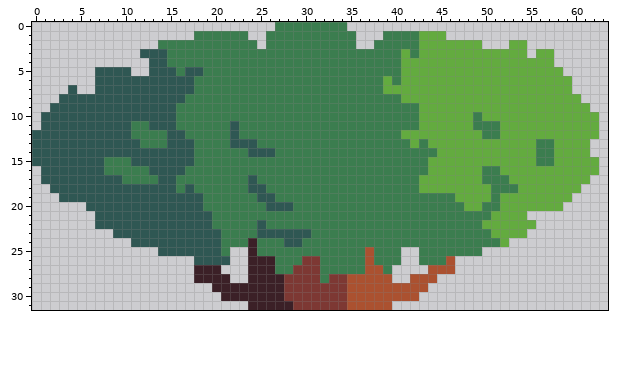
A pixel-art sprite gets an edit: assets/tree-top.png. The first picture shows the starting point.
The file is 64x32 pixels.
Once edited:
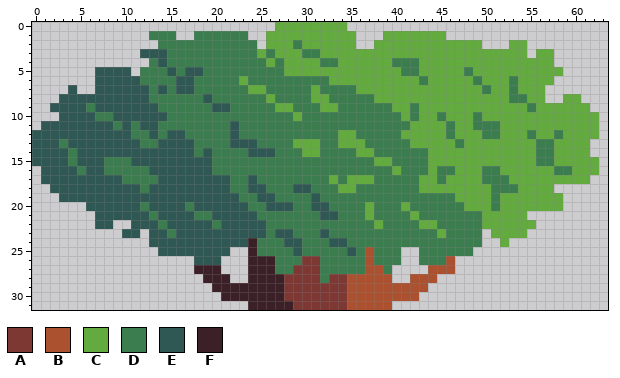
Palette (. is transparent): A #7d3833  B #ab5130  C #63ab3f  D #3b7d4f  E #2f5753  F #3b2027
Difference:
@@ x 0..63 @@
- 0 ...........................DDDDDDDD.............................
- 1 ..................DDDDDD..DDDDDDDDDD...DDDDCCC..................
- 2 ..............DDDDDDDDDDD.DDDDDDDDDD..DDDDDCCCCCCC...CC.........
- 3 ............EEEDDDDDDDDDDDDDDDDDDDDDDDDDDCDCCCCCCCCCCCC.CC......
- 4 .............EEDDDDDDDDDDDDDDDDDDDDDDDDDDCCCCCCCCCCCCCCCCC......
- 5 .......EEEE..EEEDEEDDDDDDDDDDDDDDDDDDDDDDCCCCCCCCCCCCCCCCCC.....
- 6 .......EEEEEEEEEEEDDDDDDDDDDDDDDDDDDDDDCDCCCCCCCCCCCCCCCCCCC....
- 7 ....E..EEEEEEEEEEEDDDDDDDDDDDDDDDDDDDDDCCCCCCCCCCCCCCCCCCCCC....
- 8 ...EEEEEEEEEEEEEEDDDDDDDDDDDDDDDDDDDDDDDDCCCCCCCCCCCCCCCCCCCC...
- 9 ..EEEEEEEEEEEEEEDDDDDDDDDDDDDDDDDDDDDDDDDDDCCCCCCCCCCCCCCCCCCC..
-10 .EEEEEEEEEEEEEEEDDDDDDDDDDDDDDDDDDDDDDDDDDDCCCCCCDCCCCCCCCCCCCC.
-11 .EEEEEEEEEEDDEEEDDDDDDEDDDDDDDDDDDDDDDDDDDDCCCCCCDDDCCCCCCCCCCC.
-12 EEEEEEEEEEEDDDDEEDDDDDEDDDDDDDDDDDDDDDDDDCCCCCCCCCDDCCCCCCCCCCC.
-13 EEEEEEEEEEEEDDDEEEDDDDEEEDDDDDDDDDDDDDDDDDCDCCCCCCCCCCCCDDCCCC..
-14 EEEEEEEEEEEEEEEEEEDDDDDDEEEDDDDDDDDDDDDDDDDDDCCCCCCCCCCCDDCCCC..
-15 EEEEEEEEDDDEEEEEEEDDDDDDDDDDDDDDDDDDDDDDDDDDCCCCCCCCCCCCDDCCCCC.
-16 .EEEEEEEDDDDDEEEEDDDDDDDDDDDDDDDDDDDDDDDDDDDCCCCCCDDCCCCCCCCCCC.
-17 .EEEEEEEEEDDDDEEDDDDDDDDEDDDDDDDDDDDDDDDDDDCCCCCCCDDDCCCCCCCCC..
-18 ..EEEEEEEEEEEEEEDEDDDDDDEEDDDDDDDDDDDDDDDDDCCCCCCCCDDDCCCCCCC...
-19 ...EEEEEEEEEEEEEEEEDDDDDDEEDDDDDDDDDDDDDDDDDDDDCCCCDCCCCCCCC....
-20 ......EEEEEEEEEEEEEDDDDDDDEEEDDDDDDDDDDDDDDDDDDDCCDDCCCCCCC.....
-21 .......EEEEEEEEEEEEEDDDDDDDDDDDDDDDDDDDDDDDDDDDDDDDCCCC.........
-22 .......EEEEEEEEEEEEEDDDDDEDDDDDDDDDDDDDDDDDDDDDDDDCCCCCC........
-23 .........EEEEEEEEEEEEDDDDEEEEEEDDDDDDDDDDDDDDDDDDDDCCCC.........
-24 ...........EEEEEEEEEEDDDFDDDEEDDDDDDDDDDDDDDDDDDDDDDC...........
-25 ..............EEEEEEED..FDDDDDDDDDDDDBDDD..DDDDDDD..............
-26 ..................EEEE..FFFDDDAADDDDDBDDD..DDDB.................
+ 0 ...........................CCCCCCCC.............................
+ 1 .............DDD..DDDDDD..CCCCCCCCCC...CCCCCCC..................
+ 2 ..............DDDDDDDDDDD.CCCDCCCCCC..CCCCCCCCCCCC...CC.........
+ 3 ............EEEDDDDDDDDDDCDCCCDDCCCCCCCCCCCCCCCCCCCCCCC.CC......
+ 4 .............DEDDDDDDDDDDDCDCCCCDDCCCCCCDDDCCCCCCCCCCCCCCC......
+ 5 .......EEEE.DDDEDEEDDDDDDDDDCCCCCCCCCCCCCDDCCCCCDCCCCCCCCCC.....
+ 6 .......EEEEEDDDDEEDDDDDCDDDDDDDDDCCCCCCCCCCDCCCCCDCCCDCCCC......
+ 7 ....E..EEEEEEDEDEEDDDDDDCCDDDDDCDDDDCCCCCCCCCCCCCCDCCDCCC.......
+ 8 ...EEEEEEEEEEDDDDDDEDDDDDDCDDDDCCDDDDDCCCCCCCCCCCCCCCDDCC..CC...
+ 9 ..EEEEDEEEEEEEDDDDDDEEDDDDDCCDDDCCDDDDDDCCDCCCCCCCCCCCCDCCCCCC..
+10 ...EEEEDDEEEEEEDDDDDDDDDDDDDDCDDDDDDDDDDDCDCCDCCCDCCCCCCCCCCCCC.
+11 .EEEEEEEEDEDEEDDDDDDDDEDDDDDDDDDDDDDDDDDDDCCCCDCCDDDCCCCCCCCCCC.
+12 EEEEEEEEEEEDDEDEEDDDDDEDDDDDDDDDDDCCDDDDDCCCCCDCCCDDCCCDCCDCCCC.
+13 EEEDEEEEEEEEDDEEEEDDDDEEEDDDDCCCDDCCCDDDDDCCCCCDCCCCCCCCDDCCCC..
+14 EEEEDEEEEEEEEEEEEEDEDDDDEEEDDDCCDDDDCCDDDDDDCCCCCCCCCCCCDDCCCC..
+15 EEEEDEEEDDDEEEEEEEEEDDDDDDDDDDDDDDDDDDCCDDDDCCCCCCCCCCCCDDCCCCC.
+16 .EEEEDEEDDDDDEEEEEEEDDDDDDDDDDDDDDDDDDDDCDDDCDDCCCDDCCCCCCDDCCC.
+17 .EEEEEEEEEDDDDEEEEEEEEDDEDDDDDDDDCDCCCDDDDDCCDCCCCDDDCCCCCCCCC..
+18 ..EEEEEEEEEEDEEEEEEEEEDDEEDDDEEDDDCCDDDDDDDCCCCCCCCDDDCCCC......
+19 ...EEEEEEEEEEEEEEEEEEEEDDEEDDDDEDDDDDDDDDDDDDDDCCCCDCCCCCCC.....
+20 ......EEEEEEDEEEEDEEEEEEDDEEEDDEEDDDDCDDDCDDDDDDCCCDCCCCCCC.....
+21 .......EEEEEEDEEEEDDEEEEEDDDDDDDEEDDDCDDDDCDDDDDDDCCCCC.........
+22 .......EE..EEEDEEEEEDEEEEEDDDDDDDDDDDDCDDDDCCDDDDDCCCCCC........
+23 ..........EE.EEDEEEEEEEEEEDEEDDDEDDDDDDDDDDDDCDDDD.CCCC.........
+24 .............EEEEEEEEEEEFDDDEEDDDEEDDDDDDDDDDDDDDD..C...........
+25 ..............EEEEEEEE..FDDDDEDDDDDEDBDDD..DDDDDD...............
+26 ..................EEE...FFFDDDAADDDDDBDDD..DDDB.................
 27 ..................FFF...FFFDDAAADDDDDBBD....BBB.................
-28 ..................FFFF..FFFFAAAADAABBBBB..BBB...................
+28 ...................FFF..FFFFAAAADAABBBBB..BBB...................
 29 ....................FFFFFFFFAAAAAAABBBBBBBBB....................
Boxes around the changes in both pictures, in picture pixels (x1, y1, x2, y2):
changed: (41, 22, 581, 283)
